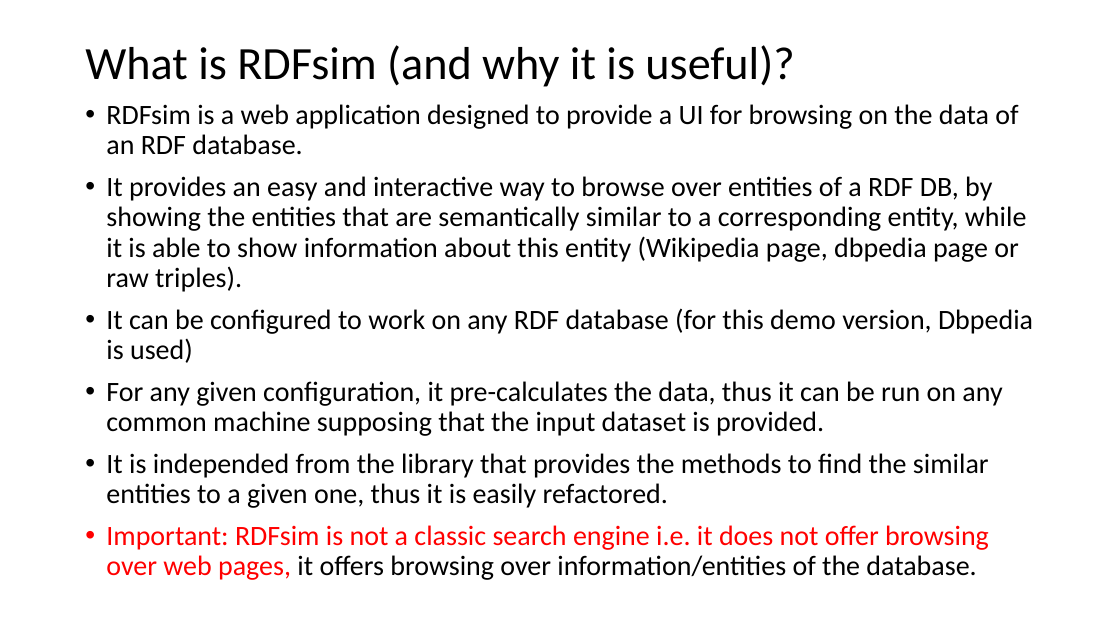
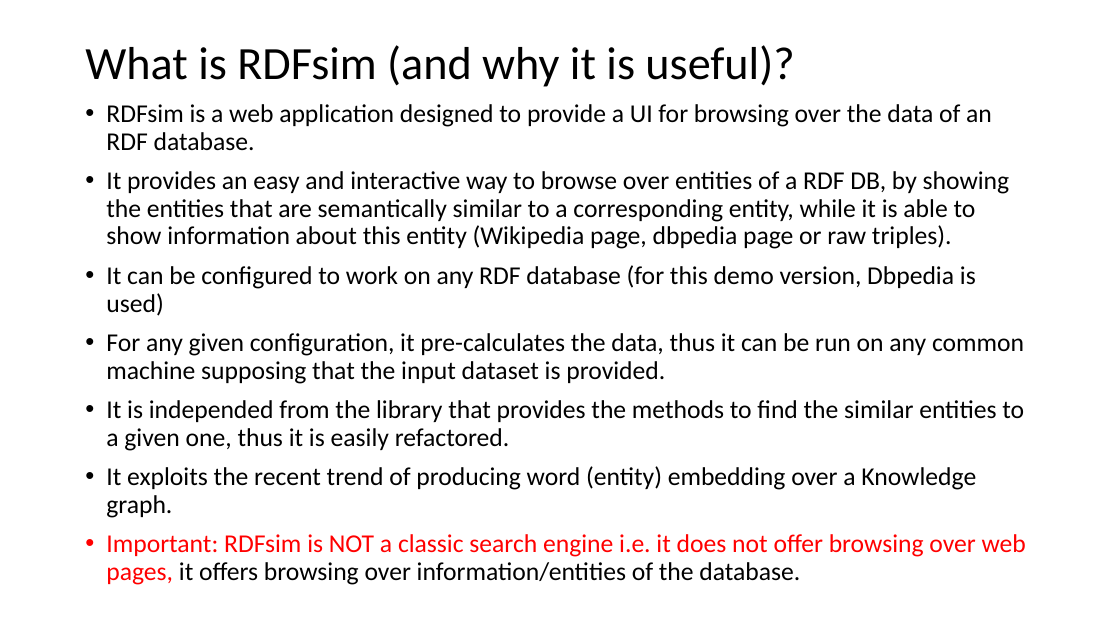
Before and after one commit to MChatzakis/RDFsim, a slide deck: slide 3 of RDFsim/presentation/RDFsim.pptx. Drawn at 1120x630 pixels with LibreOffice and Linux fonts; fonts in the diff are those of the drawing. Boxes give left, top, right and bottom in pixels: in the first picture for what was removed or moved away, otherwise in the second. Text is boxed around its words. In the diff, an @@ line names an element or a change of style, - is before the commit and + after.

```diff
--- a/RDFsim/presentation/RDFsim.pptx
+++ b/RDFsim/presentation/RDFsim.pptx
@@ text at [106, 104, 992, 151]: text changed; size 24 to 22 pt @@
-• RDFsim is a web application designed to provide a UI for browsing on the data of an RDF database.
+• RDFsim is a web application designed to provide a UI for browsing over the data of an RDF database.
@@ text at [106, 171, 1024, 451]: size 24 to 22 pt in "It provides an easy and interactive way ...", "It can be configured to work on ...", "For any given configuration, it pre-calculates the ...", "It is independed from the library that ..." @@
@@ text at [106, 466, 1026, 585]: text changed; size 24 to 22 pt; text colour #FF0000 to #000000 @@
-• Important: RDFsim is not a classic search engine i.e. it does not offer browsing over web pages, it offers browsing over information/entities of the database.
+• It exploits the recent trend of producing word (entity) embedding over a Knowledge graph.
+• Important: RDFsim is NOT a classic search engine i.e. it does not offer browsing over web pages, it offers browsing over information/entities of the database.
```
Also in this commit, not shown: 1 other slide changed.
